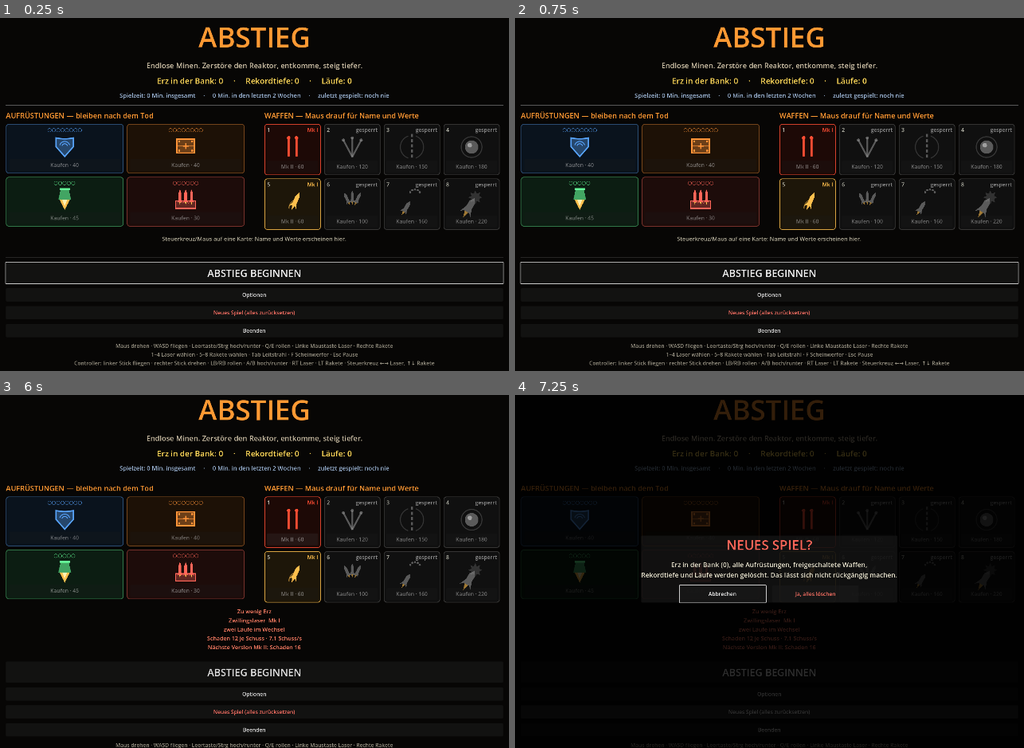
Above: before the commit, frames 1-4 (two rows, left to right).
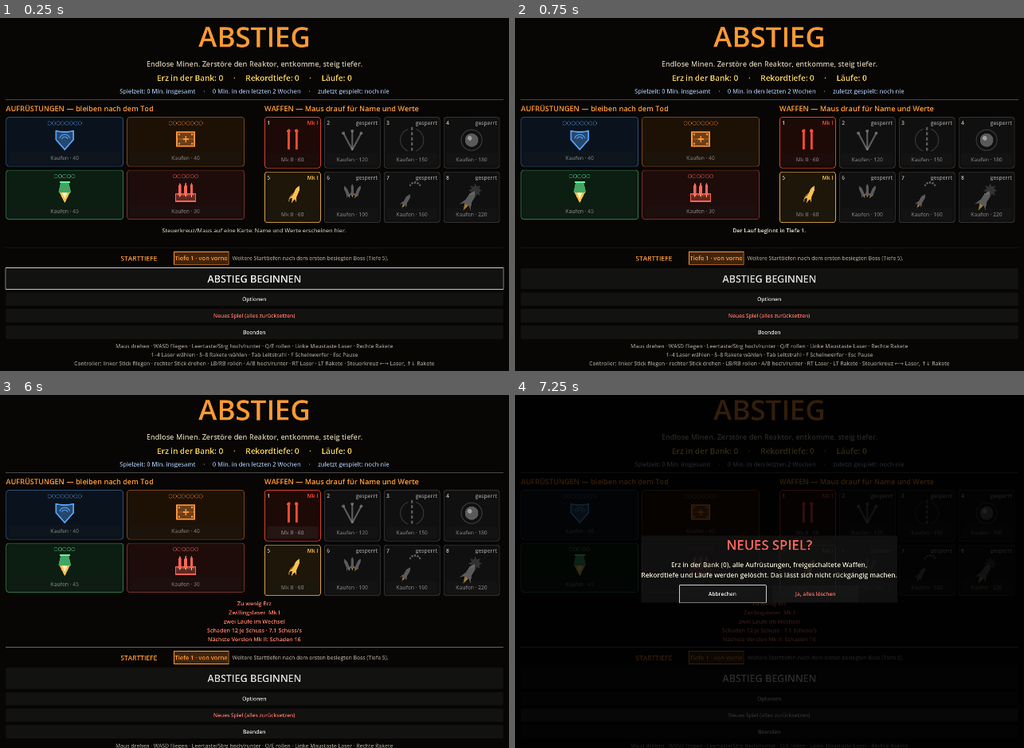
Above: after the commit, the same moments.

Repository: StevFischer/abstieg
Game: Godot game, scene res://scenes/main.tscn
Two runs of this game, one before a commit and one after it. Both use one fixed random seed, a clock stepped at 60 frames per second and the inputs below.
Inputs (mouse positions are in pixels of both pictures, inside the frame that each line leads up to):
- Up to frame 1 (0.25 s): no input
- Up to frame 2 (0.75 s): click (718, 258) at 0.5 s, where only the run after the commit has a clickable "Tiefe 1 · von vorne"
- Up to frame 3 (6 s): click "Neues Spiel (alles zurücksetz…" at 1.25 s; click "Neues Spiel (alles zurücksetz…" at 2 s; click "Kaufen · 40" at 2.75 s; click "Kaufen · 40" at 3.5 s; click "Kaufen · 45" at 4.25 s; click "Kaufen · 30" at 5 s; click "Mk II · 60" at 5.75 s
- Up to frame 4 (7.25 s): click "Neues Spiel (alles zurücksetz…" at 6.5 s

The runs differ from the first frame. In frame 1, 10% of the frame differs, in the area x 0-100%, y 2-99%; in frame 2, 9.6%; in frame 3, 9.1%; in frame 4, 2.5%.

Commit message:
Starttiefe im Hangar wählbar: von vorne oder direkt nach einem besiegten Boss (6, 11, …), mit --starttiefe-test
Co-Authored-By: Claude Opus 5.5 <noreply@anthropic.com>

Diff:
--- a/scripts/Hangar.gd
+++ b/scripts/Hangar.gd
@@ -40,7 +40,7 @@
 	mitte.set_anchors_preset(Control.PRESET_FULL_RECT)
 	add_child(mitte)
 	var spalte := VBoxContainer.new()
-	spalte.add_theme_constant_override("separation", 14)
+	spalte.add_theme_constant_override("separation", 10)
 	spalte.custom_minimum_size = Vector2(1500, 0)
 	mitte.add_child(spalte)
 
@@ -79,6 +79,7 @@
 	_info.autowrap_mode = TextServer.AUTOWRAP_WORD_SMART
 	spalte.add_child(_info)
 	spalte.add_child(HSeparator.new())
+	_starttiefe_zeile(spalte)
 	var los := Button.new()
 	los.text = "ABSTIEG BEGINNEN"
 	los.custom_minimum_size = Vector2(0, 64)
@@ -86,6 +87,11 @@
 	los.pressed.connect(func(): starten.emit())
 	spalte.add_child(los)
 	erster = los
+	# Steuerkreuz: vom Startknopf hoch auf die gewählte Starttiefe, von dort runter zurück.
+	for b in _start_knoepfe:
+		b.focus_neighbor_bottom = b.get_path_to(los)
+		if b.button_pressed:
+			los.focus_neighbor_top = los.get_path_to(b)
 	var opt := Button.new()
 	opt.text = "Optionen"
 	opt.custom_minimum_size = Vector2(0, 40)
@@ -333,6 +339,60 @@
 	return "\n".join(zeilen)
 
 
+## Starttiefe: von vorne oder direkt nach einem schon besiegten Boss (6, 11, …).
+## Knöpfe in einer Reihe, damit sie mit dem Steuerkreuz erreichbar sind.
+var _start_knoepfe: Array[Button] = []
+
+
+func _starttiefe_zeile(spalte: VBoxContainer) -> void:
+	_start_knoepfe.clear()
+	var reihe := HFlowContainer.new()
+	reihe.alignment = FlowContainer.ALIGNMENT_CENTER
+	reihe.add_theme_constant_override("h_separation", 10)
+	reihe.add_theme_constant_override("v_separation", 8)
+	reihe.name = "Starttiefen"
+	spalte.add_child(reihe)
+	var titel := _label("STARTTIEFE", 20, ORANGE, false)
+	titel.custom_minimum_size = Vector2(150, 0)
+	titel.vertical_alignment = VERTICAL_ALIGNMENT_CENTER
+	reihe.add_child(titel)
+	var gruppe := ButtonGroup.new()
+	var gewaehlt := Meta.gueltige_starttiefe()
+	for t in Meta.starttiefen():
+		var b := Button.new()
+		b.name = "Start_%d" % t
+		b.text = "Tiefe 1 · von vorne" if t == 1 else "Tiefe %d · nach Boss %d" % [t, t - 1]
+		b.toggle_mode = true
+		b.button_group = gruppe
+		b.button_pressed = t == gewaehlt
+		b.custom_minimum_size = Vector2(0, 40)
+		b.add_theme_font_size_override("font_size", 18)
+		# Die gewählte Tiefe orange umrandet und beschriftet, damit sie ohne Fokus erkennbar ist.
+		var gedrueckt := StyleBoxFlat.new()
+		gedrueckt.bg_color = Color(0.25, 0.14, 0.05)
+		gedrueckt.set_border_width_all(2)
+		gedrueckt.border_color = ORANGE
+		# Gleiche Innenabstände wie der normale Knopf: sonst passt die Breite nach dem Umschalten nicht mehr.
+		var normal := b.get_theme_stylebox("normal")
+		for seite in [SIDE_LEFT, SIDE_TOP, SIDE_RIGHT, SIDE_BOTTOM]:
+			gedrueckt.set_content_margin(seite, normal.get_content_margin(seite))
+		b.add_theme_stylebox_override("pressed", gedrueckt)
+		b.add_theme_stylebox_override("hover_pressed", gedrueckt)
+		b.add_theme_color_override("font_pressed_color", ORANGE)
+		b.add_theme_color_override("font_hover_pressed_color", ORANGE)
+		b.add_theme_color_override("font_focus_color", Color.WHITE)
+		var tip := "Der Lauf beginnt in Tiefe %d." % t
+		b.tooltip_text = tip
+		b.focus_entered.connect(func(): _info_zeigen(tip))
+		b.pressed.connect(func():
+			Meta.start_tiefe = t
+			Meta.speichern())
+		reihe.add_child(b)
+		_start_knoepfe.append(b)
+	if Meta.starttiefen().size() == 1:
+		reihe.add_child(_label("Weitere Starttiefen nach dem ersten besiegten Boss (Tiefe 5).", 16, Color(0.6, 0.58, 0.52), false))
+
+
 func _label(text: String, groesse: int, farbe: Color, zentriert: bool) -> Label:
 	var l := Label.new()
 	l.text = text
--- a/scripts/Main.gd
+++ b/scripts/Main.gd
@@ -96,7 +96,7 @@
 func _starte_lauf() -> void:
 	Meta.laeufe += 1
 	Meta.speichern()
-	tiefe = 1
+	tiefe = Meta.gueltige_starttiefe()
 	lauf_erz = 0
 	schiff = Schiff.new()
 	schiff.werte_setzen(Meta.schiffswerte())
@@ -115,7 +115,7 @@
 	spiel.add_child(schiff)
 	hangar_ebene.visible = false
 	hud.visible = true
-	Protokoll.schreib("lauf", "Lauf %d beginnt, Werte %s, Waffen %s + %s" % [Meta.laeufe, Meta.schiffswerte(), schiff.laser_wahl, schiff.rakete_wahl])
+	Protokoll.schreib("lauf", "Lauf %d beginnt in Tiefe %d, Werte %s, Waffen %s + %s" % [Meta.laeufe, tiefe, Meta.schiffswerte(), schiff.laser_wahl, schiff.rakete_wahl])
 	_lade_level()
 
 
@@ -633,6 +633,10 @@
 		return
 	if "--zeige-gegner" in OS.get_cmdline_user_args():
 		await _gegner_schau()
+		get_tree().quit(0)
+		return
+	if "--starttiefe-test" in OS.get_cmdline_user_args():
+		await _starttiefe_test()
 		get_tree().quit(0)
 		return
 	if "--sammel-test" in OS.get_cmdline_user_args():
@@ -1429,6 +1433,54 @@
 		schiff.unverwundbar = true
 
 
+## Starttiefe: welche Knöpfe es gibt, Wahl per Controller, Lauf beginnt in der gewählten Tiefe.
+func _starttiefe_test() -> void:
+	var ok := true
+	var erg: Array[String] = []
+	for rek in [4, 6, 12]:
+		Meta.rekord = rek
+		erg.append("Rekord %d → wählbar %s" % [rek, Meta.starttiefen()])
+	ok = ok and Meta.starttiefen() == [1, 6, 11]
+	Meta.rekord = 4
+	ok = ok and Meta.starttiefen() == [1]
+	Meta.rekord = 12
+	Meta.start_tiefe = 1
+	Meta.speichern()
+	_zeige_hangar()
+	await _warte(0.6)
+	var knoepfe := []
+	for k in hangar.find_child("Starttiefen", true, false).get_children():
+		if k is Button:
+			knoepfe.append(str(k.name))
+	erg.append("Hangar-Knöpfe %s" % [knoepfe])
+	ok = ok and knoepfe == ["Start_1", "Start_6", "Start_11"]
+	# Per Controller: vom Startknopf hoch in die Reihe, zweimal rechts, A
+	await _knopf_druck(JOY_BUTTON_DPAD_UP)
+	await _knopf_druck(JOY_BUTTON_DPAD_RIGHT)
+	await _knopf_druck(JOY_BUTTON_DPAD_RIGHT)
+	var f := get_viewport().gui_get_focus_owner()
+	await _knopf_druck(JOY_BUTTON_A)
+	erg.append("Controller: Fokus %s, gewählt Tiefe %d" % [f.name if f else "keiner", Meta.start_tiefe])
+	ok = ok and Meta.start_tiefe == 11
+	await _warte(0.3)
+	_foto("hangar_starttiefe")
+	# Gemerkt nach Neuladen, ungültig nach Neues Spiel
+	Meta.laden()
+	var gemerkt := Meta.gueltige_starttiefe()
+	erg.append("nach Neuladen Starttiefe %d" % gemerkt)
+	ok = ok and gemerkt == 11
+	_starte_lauf()
+	await _warte(1.0)
+	erg.append("Lauf beginnt in Tiefe %d, Boss-Tiefe als nächstes: %s" % [tiefe, LevelGen.ist_boss_tiefe(tiefe + 4)])
+	ok = ok and tiefe == 11 and zustand == "flug"
+	Meta.rekord = 0
+	erg.append("Rekord 0 → gültige Starttiefe %d" % Meta.gueltige_starttiefe())
+	ok = ok and Meta.gueltige_starttiefe() == 1
+	for e in erg:
+		Protokoll.schreib("test", "Starttiefe: " + e)
+	Protokoll.schreib("test", "STARTTIEFE-TEST %s" % ("BESTANDEN" if ok else "FEHLGESCHLAGEN"))
+
+
 ## Einsammelreichweite: Erz in 4,3 m (innerhalb der 4,6 m) wird aufgenommen, in 5,0 m nicht.
 func _sammel_test() -> void:
 	for g in get_tree().get_nodes_in_group("gegner"):
--- a/scripts/Meta.gd
+++ b/scripts/Meta.gd
@@ -11,6 +11,7 @@
 
 var bank := 0
 var rekord := 0
+var start_tiefe := 1       ## im Hangar gewählte Starttiefe: 1 oder direkt nach einem besiegten Boss
 var laeufe := 0
 var stufen := {}
 var waffen: Array = []     ## freigeschaltete Waffen-IDs, zusätzlich zu Waffen.START
@@ -165,11 +166,28 @@
 
 
 ## Neues Spiel: alles auf null, außer den Lautstärke-Einstellungen (die liegen in einer eigenen Datei).
+## Wählbare Starttiefen: 1 und jede Tiefe direkt nach einem Boss, die schon erreicht wurde
+## (Tiefe 6 erreicht heißt: der Boss auf Tiefe 5 ist besiegt, sonst wäre der Reaktor nicht gefallen).
+func starttiefen() -> Array[int]:
+	var aus: Array[int] = [1]
+	var t := 6
+	while t <= rekord:
+		aus.append(t)
+		t += 5
+	return aus
+
+
+## Die gemerkte Starttiefe, falls sie (noch) wählbar ist — sonst 1.
+func gueltige_starttiefe() -> int:
+	return start_tiefe if start_tiefe in starttiefen() else 1
+
+
 func zuruecksetzen() -> void:
 	Protokoll.schreib("meta", "Neues Spiel: vorher Bank %d, Rekord %d, Läufe %d, Stufen %s, Waffen %s" % [
 		bank, rekord, laeufe, stufen, waffen])
 	bank = 0
 	rekord = 0
+	start_tiefe = 1
 	laeufe = 0
 	stufen = {}
 	waffen = []
@@ -183,6 +201,7 @@
 		return
 	bank = c.get_value("meta", "bank", 0)
 	rekord = c.get_value("meta", "rekord", 0)
+	start_tiefe = c.get_value("meta", "start_tiefe", 1)
 	laeufe = c.get_value("meta", "laeufe", 0)
 	stufen = c.get_value("meta", "stufen", {})
 	waffen = c.get_value("meta", "waffen", [])
@@ -220,6 +239,7 @@
 	var c := ConfigFile.new()
 	c.set_value("meta", "bank", bank)
 	c.set_value("meta", "rekord", rekord)
+	c.set_value("meta", "start_tiefe", start_tiefe)
 	c.set_value("meta", "laeufe", laeufe)
 	c.set_value("meta", "stufen", stufen)
 	c.set_value("meta", "waffen", waffen)
